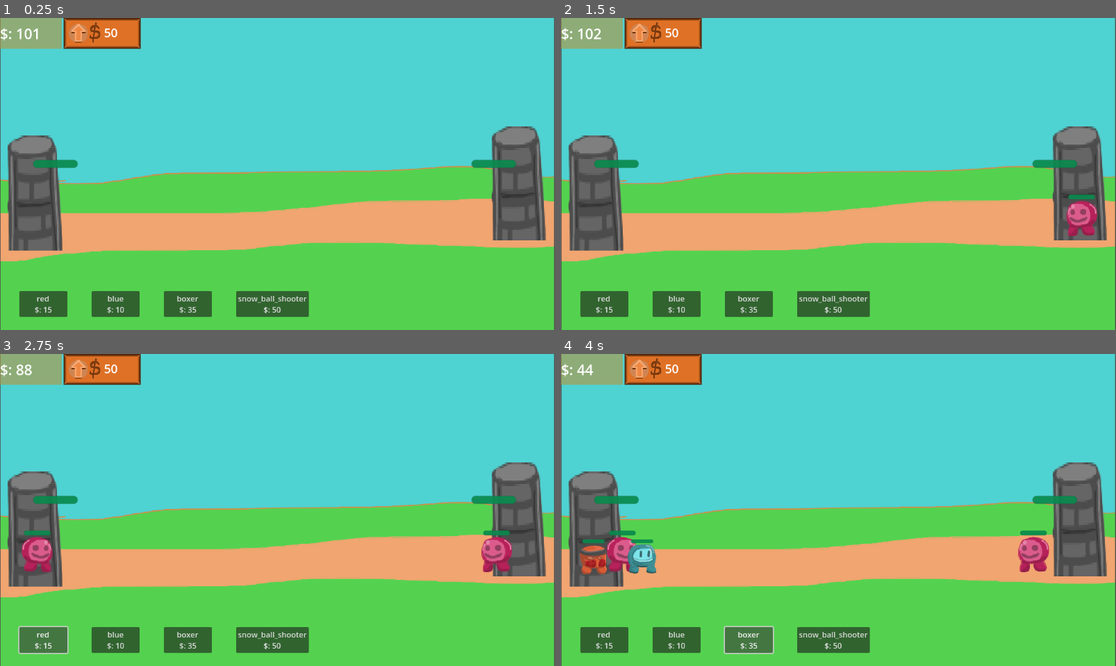
Above: before the commit, frames 1-4 (two rows, left to right).
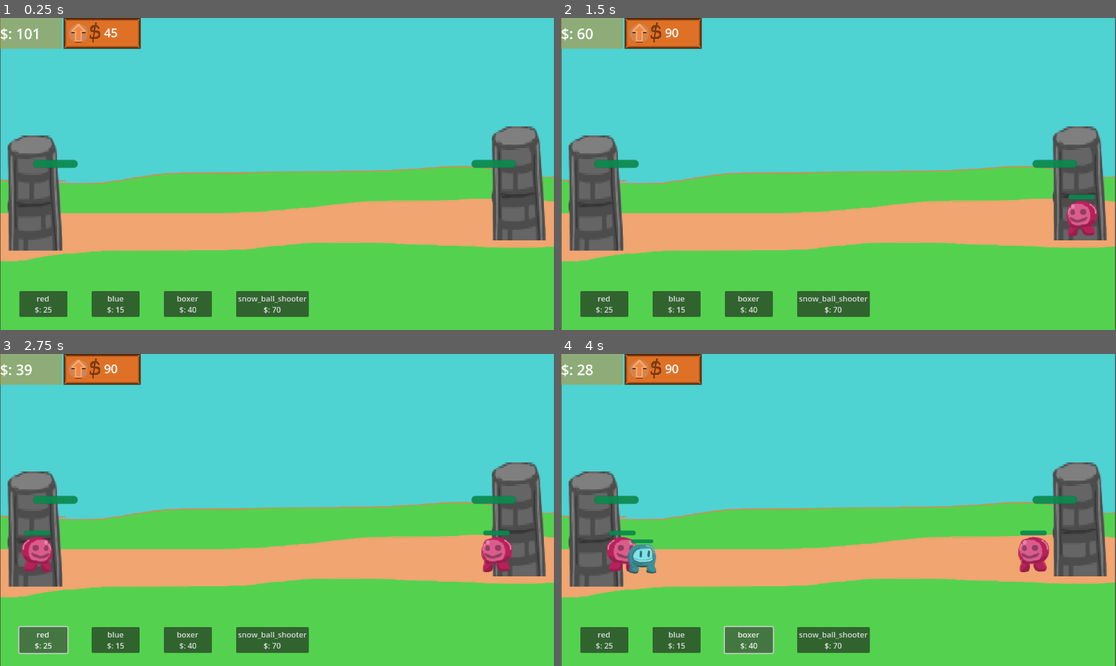
Above: after the commit, the same moments.

Repository: redmaker007/FFFight
Game: Godot game, scene res://node_2d.tscn
Two runs of this game, one before a commit and one after it. Both use one fixed random seed, a clock stepped at 60 frames per second and the inputs below.
Inputs:
- Up to frame 1 (0.25 s): no input
- Up to frame 2 (1.5 s): click "50" (after the commit: "45") at 0.5 s; click "50" (after the commit: "90") at 1.25 s
- Up to frame 3 (2.75 s): click "red $: 15" (after the commit: "red $: 25") at 2 s
- Up to frame 4 (4 s): click "blue $: 10" (after the commit: "blue $: 15") at 2.75 s; click "boxer $: 35" (after the commit: "boxer $: 40") at 3.5 s

The runs differ from the first frame. In frame 1, less than 0.1% of the frame differs, in the area x 7-50%, y 3-95%; in frame 2, 0.1%; in frame 3, 0.1%; in frame 4, 0.5%, in the area x 2-50%, y 3-95%.

Commit message:
update0.51

Diff:
--- a/Signal_Bus.gd
+++ b/Signal_Bus.gd
@@ -1,7 +1,13 @@
 extends Node
 
+@warning_ignore("unused_signal")
 signal spawn_unit_by_name
 
+@warning_ignore("unused_signal")
 signal unit_death
 
+@warning_ignore("unused_signal")
 signal buy_unit
+
+@warning_ignore("unused_signal")
+signal try_upgrade_bank
--- /dev/null
+++ b/ability.gd
@@ -0,0 +1,29 @@
+extends Node
+
+var ability_name = "empty"
+
+var ability_map = {
+	"apply_slow":[Callable(self,"apply_slow"),"on_attack"],
+	"empty":[Callable(self,"empty"),"null"]
+}
+
+func _ready() -> void:
+	print(ability_name)
+
+#常規觸發前提
+func on_spawn(owner): pass
+func on_attack(owner, target):
+	if ability_map[ability_name][1] == "on_attack" and target:
+		ability_map[ability_name][0].call(target)
+func on_hit(owner, target): pass
+func on_death(owner): pass
+
+
+
+
+#能力方法
+func apply_slow(target):
+	target.apply_debuff("slow",1)
+
+func empty(target):
+	pass
--- /dev/null
+++ b/ability.tscn
@@ -0,0 +1,6 @@
+[gd_scene load_steps=2 format=3 uid="uid://drgumgu0uts8q"]
+
+[ext_resource type="Script" uid="uid://ca7eicgi6ck60" path="res://ability.gd" id="1_vw4y3"]
+
+[node name="Ability" type="Node"]
+script = ExtResource("1_vw4y3")
--- /dev/null
+++ b/button_signal_set.gd
@@ -0,0 +1,7 @@
+extends Node
+
+
+
+
+func _on_money_upgrade_pressed() -> void:
+	SignalBus.emit_signal("try_upgrade_bank")
--- /dev/null
+++ b/debuff_map.gd
@@ -0,0 +1,28 @@
+extends Node
+
+var debuff_func_map ={
+	"slow":Callable(self,"slow_debuff")
+}
+
+var debuff_stat_map ={
+	"slow":{
+		1:[.70,1],
+		2:[.70,1.5],
+		3:[.65,1.5],
+		4:[.65,2],
+		5:[.60,2.5],
+	}
+}
+
+func slow_debuff(target,level):
+	if target.debuff.has("slow"):
+		return
+	target.debuff["slow"]= true
+
+	var l = min(level,5)
+	var o_speed = target.speed
+
+	target.speed= o_speed*debuff_stat_map["slow"][l][0]
+	await get_tree().create_timer(debuff_stat_map["slow"][l][1]).timeout
+	target.debuff.erase("slow")
+	target.speed = o_speed
--- a/enemy_spawner.gd
+++ b/enemy_spawner.gd
@@ -33,7 +33,6 @@
 	if spawn_CD >= spawn_t_time:
 		var ab = []
 		ab = spawn_level_1()
-		print(count)
 		spawn_enemy_1(ab[0])
 		spawn_t_time = ab[1]
 		spawn_CD = 0
--- a/minion.gd
+++ b/minion.gd
@@ -8,12 +8,19 @@
 var att_r = 50
 var att_CD = 1
 
+ #狀態類私人參數
+var debuff ={}
+
 #機制參數
 var target = null
 var side = "ally"
 var size = 1
 var unit_name
 var att_CD_sec
+
+#技能槽
+var abilities = []
+var ability_preload = preload("res://ability.tscn")
 
 #狀態機
 enum state{walk,attack}
@@ -36,6 +43,8 @@
 	position = self.position - Vector2(0,size*50)
 	$health.value = 100
 
+	for a in abilities:
+		add_abilities(a)
 
 
 
@@ -103,14 +112,23 @@
 	scale = Vector2(1,1)*(1+dic["size"])
 	size = dic["size"]
 	att_CD_sec = att_CD
+	abilities = dic["ability"]
+
 	pass
 
+func add_abilities(ab_name):
+	var new_ab = ability_preload.instantiate()
+	new_ab.ability_name = ab_name
+	$ability_slot.add_child(new_ab)
 
 func attack_t():
 	if not target:
 		switch_state(state.walk)
 		return
 	target.take_damage(att)
+	for a in $ability_slot.get_children():
+		a.on_attack(self,target)
+		pass
 	attack_animation()
 	pass
 
@@ -137,3 +155,7 @@
 func death():
 	SignalBus.emit_signal("unit_death",self)
 	queue_free()
+
+func apply_debuff(debuff_name,level):
+	$debuff_map.debuff_func_map[debuff_name].call(self,level)
+	pass
--- a/minion_map.gd
+++ b/minion_map.gd
@@ -12,38 +12,44 @@
 		"att_r" = 0,
 		"att_CD" = 9999,
 		"image" = preload("res://empty.png"),
-		"size" = 1
+		"size" = 1,
+
+		"ability" = ["empty"],
 	},
 	"red":{
 		"name"="red",
 
-		"cost"= 15,
+		"cost"= 25,
 
 		"speed" = 40,
 		"max_hp" = 250,
-		"att" = 10,
+		"att" = 15,
 		"att_r" = 30,
 		"att_CD" = 1,
 		"image" = preload("res://minion.png"),
-		"size" = 0.2
+		"size" = 0.2,
+
+		"ability" = ["empty"],
 	},
 	"blue":{
 		"name"="blue",
 
-		"cost"= 10,
+		"cost"= 15,
 
 		"speed" = 100,
-		"max_hp" = 80,
-		"att" = 6,
+		"max_hp" = 60,
+		"att" = 5,
 		"att_r" = 50,
-		"att_CD" = 0.6,
+		"att_CD" = 0.9,
 		"image" = preload("res://binion.png"),
-		"size" = 0
+		"size" = 0,
+
+		"ability" = ["empty"],
 	},
 	"boxer":{
 		"name"="boxer",
 
-		"cost"= 35,
+		"cost"= 40,
 
 		"speed" = 40,
 		"max_hp" = 180,
@@ -51,19 +57,23 @@
 		"att_r" = 50,
 		"att_CD" = 0.7,
 		"image" = preload("res://boxer.png"),
-		"size" = 0
+		"size" = 0,
+
+		"ability" = ["empty"],
 	},
 	"snow_ball_shooter":{
 		"name"="snow_ball_shooter",
 
-		"cost"= 50,
+		"cost"= 70,
 
 		"speed" = 70,
 		"max_hp" = 80,
-		"att" = 35,
+		"att" = 20,
 		"att_r" = 250,
-		"att_CD" = 0.5,
+		"att_CD" = 0.6,
 		"image" = preload("res://snow_b_s.png"),
-		"size" = -0.1
+		"size" = -0.1,
+
+		"ability" = ["apply_slow"],
 	}
 }
--- a/minion_node.tscn
+++ b/minion_node.tscn
@@ -1,9 +1,10 @@
-[gd_scene load_steps=8 format=3 uid="uid://cjm0nj26a41bk"]
+[gd_scene load_steps=9 format=3 uid="uid://cjm0nj26a41bk"]
 
 [ext_resource type="Script" uid="uid://nri6rxqxptwd" path="res://minion.gd" id="1_7228o"]
 [ext_resource type="Texture2D" uid="uid://dwrwslc4vqk7k" path="res://minion.png" id="2_xvyn4"]
 [ext_resource type="Script" uid="uid://b0k5fb6t88m0" path="res://att_state.gd" id="3_fwx2u"]
 [ext_resource type="Script" uid="uid://dxdl67sg02lqg" path="res://walk_state.gd" id="3_xvyn4"]
+[ext_resource type="Script" uid="uid://daeo56rcyrgfn" path="res://debuff_map.gd" id="5_3xtw3"]
 
 [sub_resource type="CircleShape2D" id="CircleShape2D_fwx2u"]
 radius = 30.066593
@@ -49,3 +50,8 @@
 theme_override_styles/fill = SubResource("StyleBoxFlat_fwx2u")
 value = 100.0
 show_percentage = false
+
+[node name="ability_slot" type="Node" parent="."]
+
+[node name="debuff_map" type="Node" parent="."]
+script = ExtResource("5_3xtw3")
--- a/money_system.gd
+++ b/money_system.gd
@@ -2,19 +2,34 @@
 
 var money_amount = 100
 var money_CD = 1
+
+var current_bank_level = 1
+
+var bank_upgrade_map ={
+	1:[1,45],
+	2:[4,90],
+	3:[8,175],
+	4:[13,300],
+	5:[19,450],
+	6:[26,700],
+	7:[38,9999],
+}
 
 @onready var GM:Node2D = get_parent()
 @onready var money_text = GM.get_node("CanvasLayer/HBoxContainer2/Money_text")
 
 func _ready() -> void:
 	SignalBus.connect("buy_unit",buy_unit)
+	SignalBus.connect("try_upgrade_bank",upgrade_bank)
 	money_amount = 100
+	current_bank_level = 1
+	get_parent().get_node("CanvasLayer/HBoxContainer2/money_upgrade/money_upgrade_text").text = str(bank_upgrade_map[current_bank_level][1])
 
 
 
 func _process(delta: float) -> void:
 	if money_CD >=1:
-		get_fund(1)
+		get_fund(bank_upgrade_map[current_bank_level][0])
 		money_CD =0
 	else:
 		money_CD += delta
@@ -31,3 +46,11 @@
 		SignalBus.emit_signal("spawn_unit_by_name",unit_name)
 		money_amount -= cost
 		money_text.text = "$: "+str(money_amount)
+
+func upgrade_bank():
+	var cost =bank_upgrade_map[current_bank_level][1]
+	if money_amount >= cost:
+		money_amount -=cost
+		money_text.text = "$: "+str(money_amount)
+		current_bank_level+=1
+		get_parent().get_node("CanvasLayer/HBoxContainer2/money_upgrade/money_upgrade_text").text = str(bank_upgrade_map[current_bank_level][1])
--- a/node_2d.tscn
+++ b/node_2d.tscn
@@ -9,6 +9,7 @@
 [ext_resource type="Script" uid="uid://4sbh4qu28whe" path="res://end_state.gd" id="3_ir8iy"]
 [ext_resource type="PackedScene" uid="uid://ctuv1ou4cgov3" path="res://spwan_unit_button.tscn" id="3_rj586"]
 [ext_resource type="Script" uid="uid://bq6jelu08e04t" path="res://unit_spawner.gd" id="5_q6r6c"]
+[ext_resource type="Script" uid="uid://m6xfrndftlpg" path="res://button_signal_set.gd" id="6_0h7mo"]
 [ext_resource type="Script" uid="uid://3a083idnpn5a" path="res://enemy_spawner.gd" id="6_kdubu"]
 [ext_resource type="Texture2D" uid="uid://b3q2ijnvp5kss" path="res://upgrade.png" id="6_x0ka3"]
 
@@ -29,6 +30,9 @@
 
 [node name="minion_map" type="Node" parent="."]
 script = ExtResource("2_d21ai")
+
+[node name="button_signal_set" type="Node" parent="."]
+script = ExtResource("6_0h7mo")
 
 [node name="CanvasLayer" type="CanvasLayer" parent="."]
 
@@ -104,3 +108,5 @@
 [node name="enemy spawner" type="Node" parent="."]
 script = ExtResource("6_kdubu")
 spec_unit = "snow_ball_shooter"
+
+[connection signal="pressed" from="CanvasLayer/HBoxContainer2/money_upgrade" to="button_signal_set" method="_on_money_upgrade_pressed"]
Not shown, added: ability.gd.uid
Not shown, added: button_signal_set.gd.uid
Not shown, added: debuff_map.gd.uid
Not shown: 1 places in node_2d.tscn that only renumber resources
